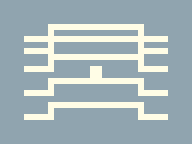
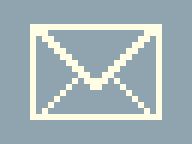
Layers edited between the first and the second w=192, h=144 image:
added layer "icon-email" above "icon-twitter" over 30, 24, 162, 120
hid "icon-rolodex" over 24, 24, 168, 120
